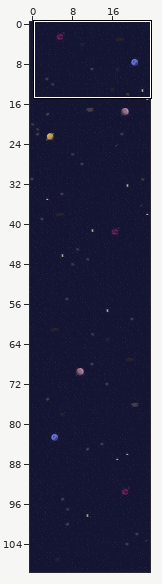
Two states of a Tiled map, Game4/Content/SpaceMap.tmx. Above, an overview of the earlier version with the close-up marked.
Close-up. Before:
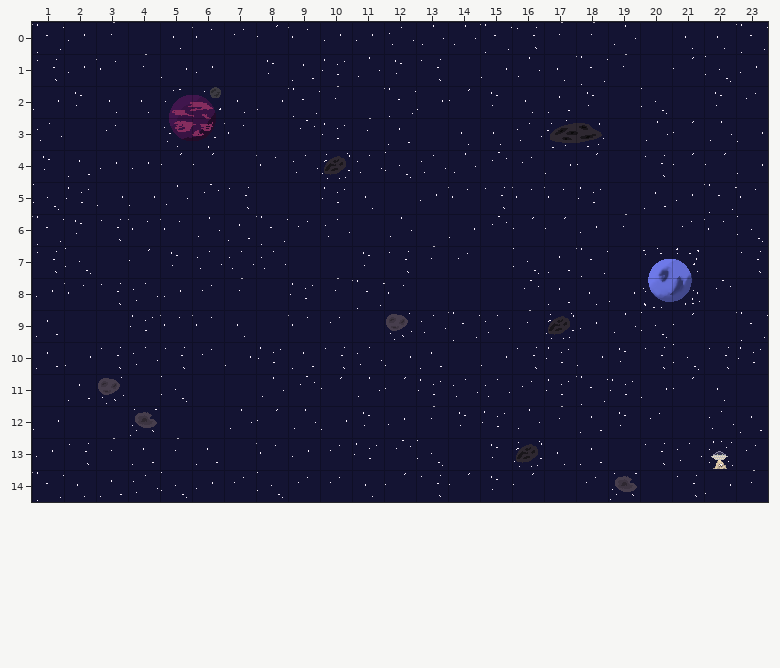
Cells are 32x32 px. Shown: x 1..23, y 0..14.
New version:
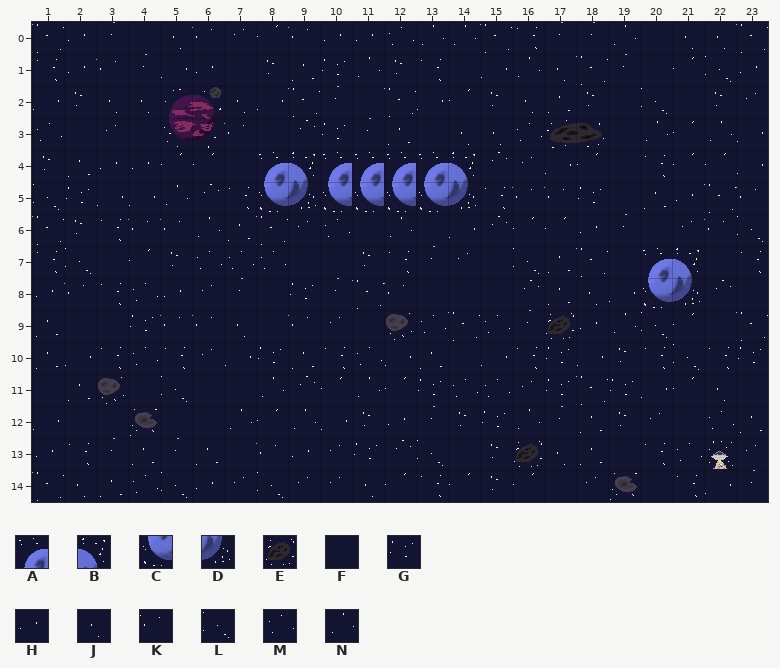
Key: from "planets": A 2, B 3, C 6, D 7; from "spaceObjects": E 9, F 12; from "stars": G 1, H 2, J 4, K 6, L 7, M 12, N 15.
_ is an empty cell.
What changed:
Layer "space":
Tile A replaces tile E in row 4 at x 10.
Tile A replaces tile K in row 4 at x 8.
Tile A replaces tile L in row 4 at x 12.
Tile A replaces tile M in row 4 at x 11 and 13.
Tile B replaces tile M in row 4 at x 9.
Tile B replaces tile N in row 4 at x 14.
Tile C replaces tile F in row 5 at x 8 and 12.
Tile C replaces tile G in row 5 at x 10.
Tile C replaces tile H in row 5 at x 13.
Tile C replaces tile J in row 5 at x 11.
Tile D replaces tile F in row 5 at x 9.
Tile D replaces tile K in row 5 at x 14.
Pixel boxes of the changes (left, top, right, bottom) in both close-ups:
changed: (256, 152, 476, 212)
